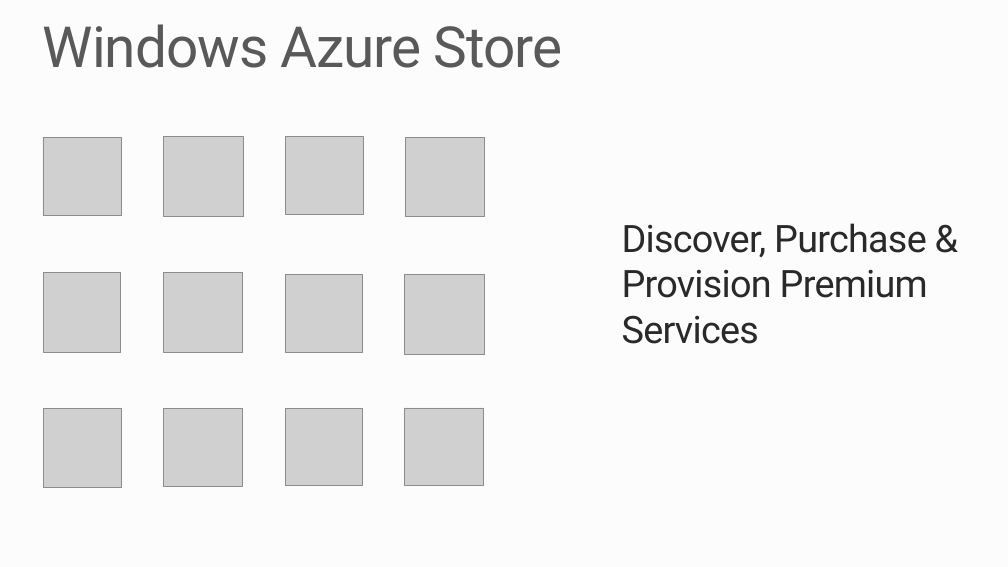
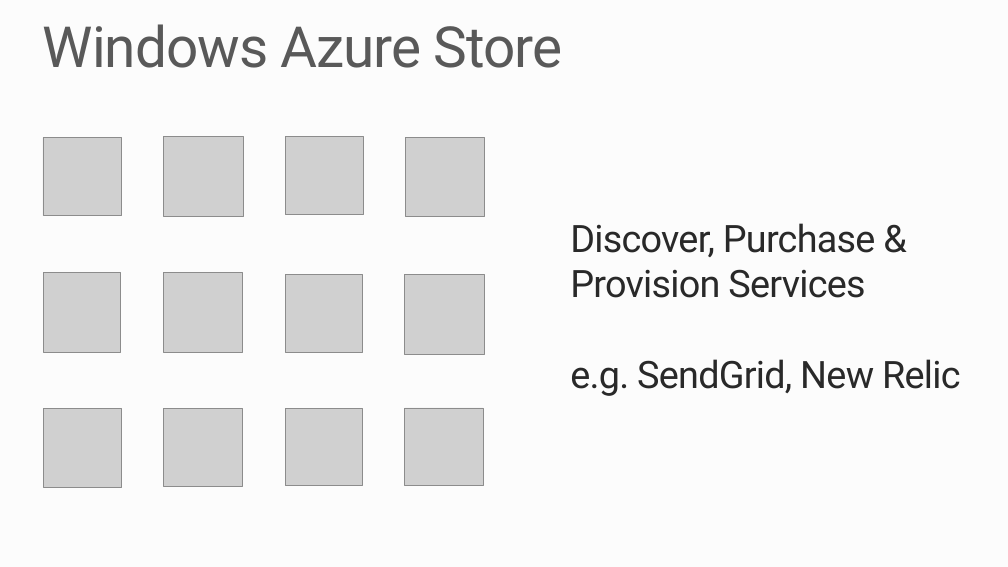
Before and after one commit to robdmoore/AzureWebAppsPresentation, a slide deck: slide 8 of Presentation.pptx. Drawn at 1008x567 pixels with LibreOffice and Linux fonts; fonts in the diff are those of the drawing; grey boxes stand for pictures. Boxes give left, top, right and bottom in pixels: in the first picture for what was removed or moved away, otherwise in the second. Text is boxed around its words. In the diff, an @@ line names an element or a change of style, - is before the commit and + after.

```diff
--- a/Presentation.pptx
+++ b/Presentation.pptx
@@ text at (x1=570, y1=223, x2=961, y2=396): text changed @@
-Discover, Purchase & Provision Premium
-Services
+Discover, Purchase & Provision Services
+e.g. SendGrid, New Relic
```
Also in this commit, not shown: 3 other slides changed, 1 slide added, 1 slide removed.
